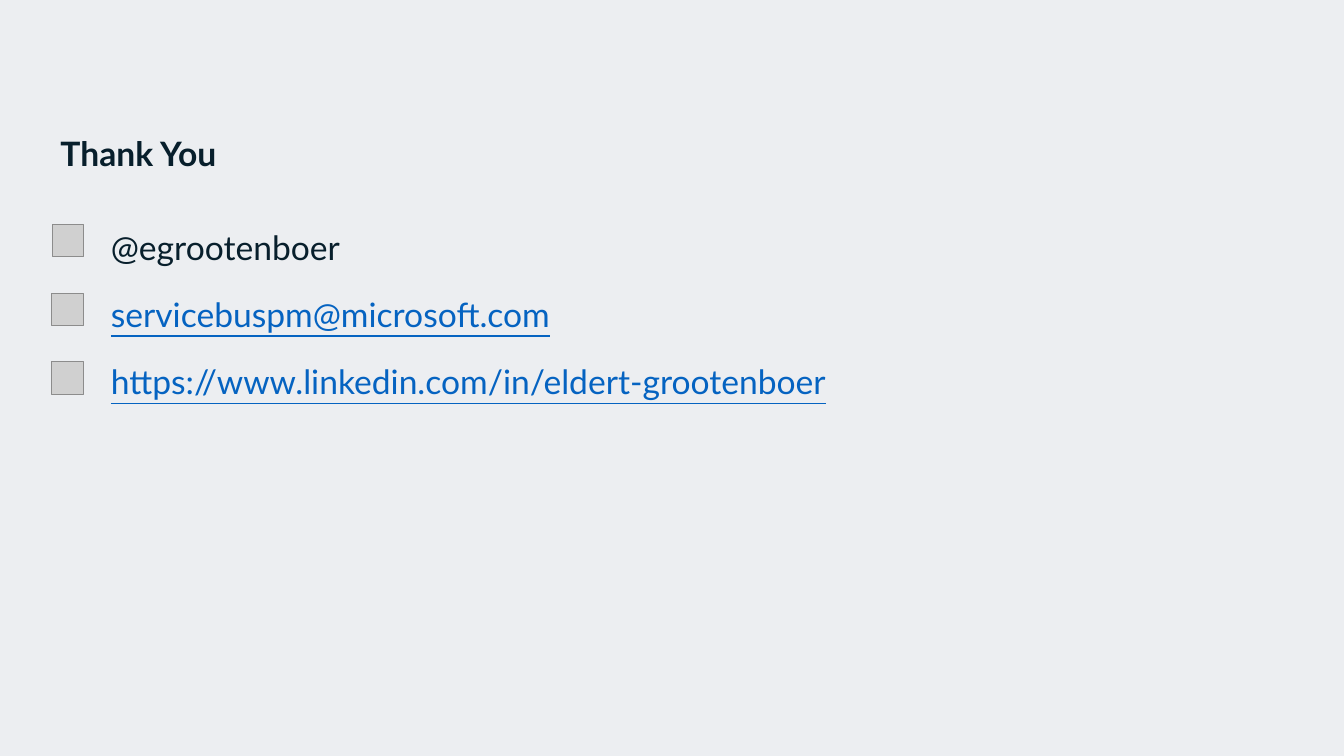
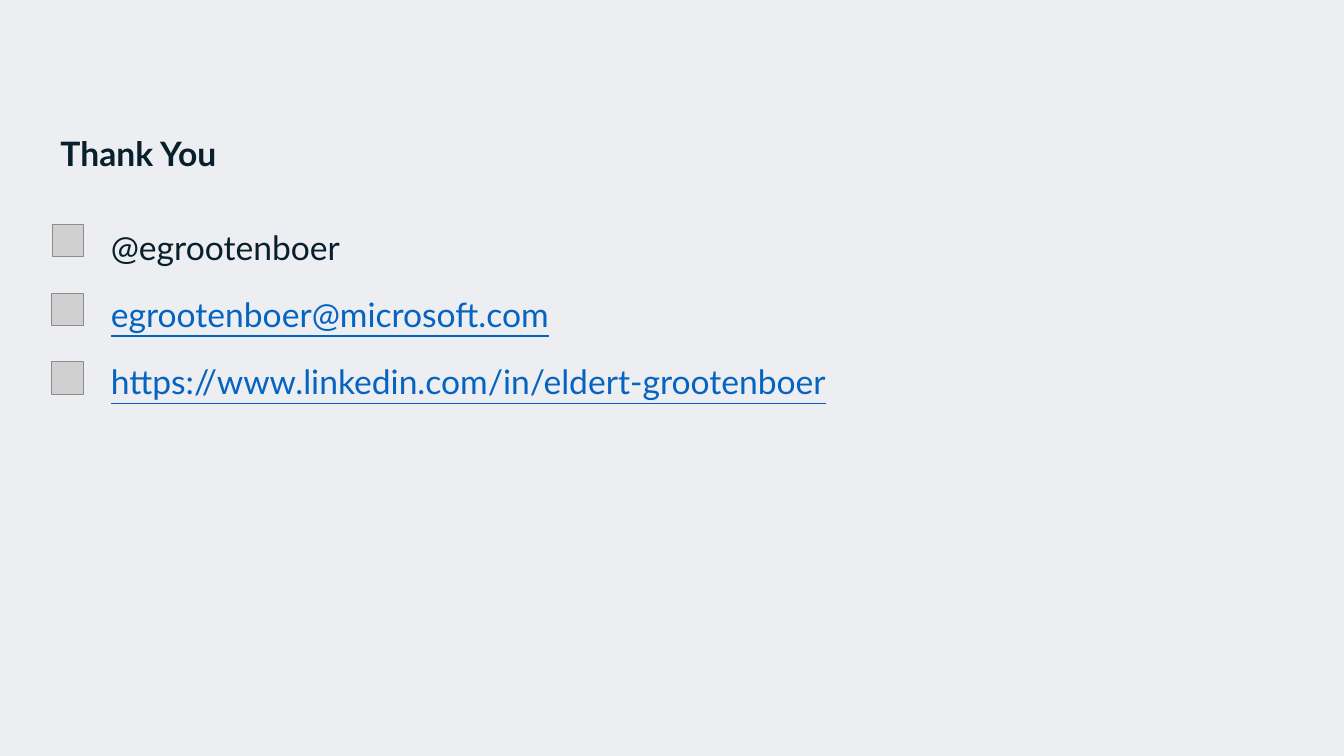
Before and after one commit to EldertGrootenboer/Empower-your-Azure-IaC-with-Bicep, a slide deck: slide 15 of Empower your Azure IaC with Bicep!.pptx. Drawn at 1344x756 pixels with LibreOffice and Linux fonts; fonts in the diff are those of the drawing; grey boxes stand for pictures; background and template pictures are left out. Boxes give left, top, right and bottom in pixels: in the first picture for what was removed or moved away, otherwise in the second. Text is boxed around its words. In the diff, an @@ line names an element or a change of style, - is before the commit and + after.

```diff
--- a/Empower your Azure IaC with Bicep!.pptx
+++ b/Empower your Azure IaC with Bicep!.pptx
@@ text at [111,302,549,333]: text changed @@
-  servicebuspm@microsoft.com
+  egrootenboer@microsoft.com
```
Also in this commit, not shown: 3 other slides changed, 3 other files.
